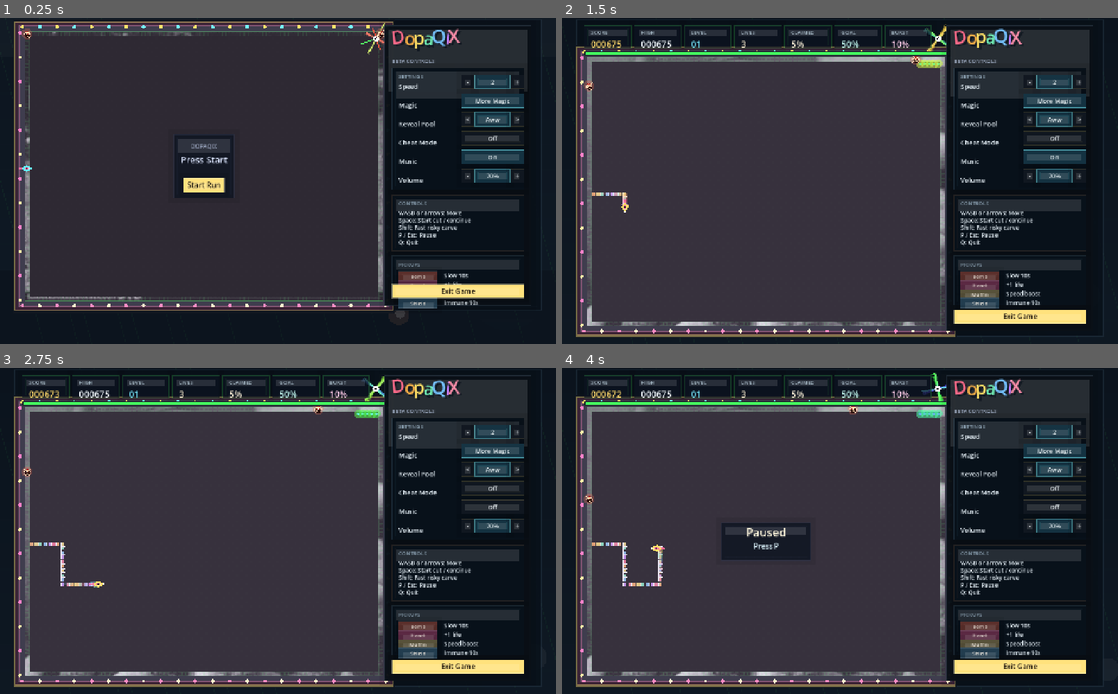
Above: before the commit, frames 1-4 (two rows, left to right).
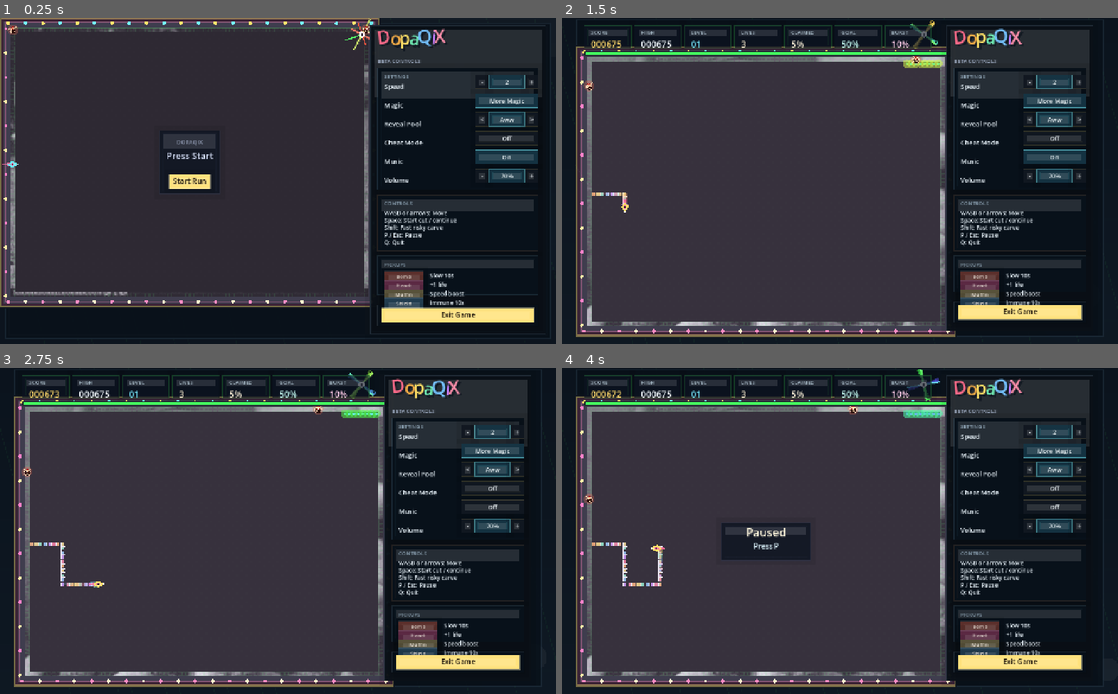
Above: after the commit, the same moments.

Repository: soolafsen/DopaQixNative2
Game: Godot game, scene res://main.tscn
The game is run twice, just before and just after one commit, with the same random seed, the same clock (stepped at 60 frames per second) and the same inputs.
Inputs (mouse positions are in pixels of both pictures, inside the frame that each line leads up to):
- Up to frame 1 (0.25 s): no input
- Up to frame 2 (1.5 s): tap Enter at 0.5 s; move the mouse to (962, 164) at 0.52 s; hold D (move_right) 0.53-1.28 s; tap Space (accept) at 0.6 s; click (962, 164) at 0.67 s; move the mouse to (728, 197) at 1.27 s; hold S (move_down) from 1.28 s (still down); tap Shift (boost_cut) at 1.35 s
- Up to frame 3 (2.75 s): move the mouse to (333, 459) at 2.02 s; release S (move_down) at 2.03 s; hold D (move_right) from 2.03 s (still down); hold M (toggle_music) from 2.03 s (still down)
- Up to frame 4 (4 s): move the mouse to (812, 596) at 2.77 s; release D (move_right) at 2.78 s; release M (toggle_music) at 2.78 s; hold W (move_up) 2.78-3.53 s; tap Enter at 2.85 s; click (812, 596) at 2.92 s; move the mouse to (1006, 579) at 3.52 s; hold A (move_left) from 3.53 s (still down); tap P at 3.6 s

The runs differ from the first frame. In frame 1, 20% of the frame differs, in the area x 0-98%, y 0-95%; in frame 2, 1.3%; in frame 3, 1.3%; in frame 4, 1.3%.

Commit message:
fix(ui): finish title cabinet layout

Diff:
--- a/scripts/game.gd
+++ b/scripts/game.gd
@@ -1387,9 +1387,12 @@
 
 
 func _board_rect() -> Rect2:
-	var cabinet_width: float = BOARD_RECT.size.x + SIDEBAR_GAP + SIDEBAR_WIDTH
+	var sidebar_width: float = SIDEBAR_WIDTH
+	if state_name == "title":
+		sidebar_width = clampf(size.x - BOARD_RECT.size.x - 54.0, SIDEBAR_WIDTH, 430.0)
+	var cabinet_width: float = BOARD_RECT.size.x + SIDEBAR_GAP + sidebar_width
 	var left: float = maxf(24.0, floor((size.x - cabinet_width) * 0.5))
-	var top: float = 34.0 if state_name == "title" else clampf(floor(size.y * 0.12), 92.0, 122.0)
+	var top: float = 24.0 if state_name == "title" else clampf(floor(size.y * 0.12), 92.0, 122.0)
 	return Rect2(Vector2(left, top), BOARD_RECT.size)
 
 
@@ -1761,9 +1764,9 @@
 func _options_panel_rect() -> Rect2:
 	var board := _board_rect()
 	var top: float = maxf(18.0, board.position.y - (18.0 if state_name == "title" else 104.0))
-	var bottom: float = minf(size.y - 12.0, board.end.y + 12.0)
+	var bottom: float = minf(size.y - 12.0, board.end.y + (92.0 if state_name == "title" else 12.0))
 	var x: float = board.end.x + SIDEBAR_GAP
-	var width: float = SIDEBAR_WIDTH
+	var width: float = clampf(size.x - x - 18.0, SIDEBAR_WIDTH, 430.0) if state_name == "title" else SIDEBAR_WIDTH
 	return Rect2(Vector2(x, top), Vector2(width, bottom - top))
 
 
@@ -1779,7 +1782,7 @@
 
 func _options_footer_rect() -> Rect2:
 	var panel := _options_panel_rect()
-	return Rect2(Vector2(panel.position.x + 18.0, panel.end.y - 52.0), Vector2(panel.size.x - 36.0, 34.0))
+	return Rect2(Vector2(panel.position.x + 18.0, panel.end.y - 72.0), Vector2(panel.size.x - 36.0, 52.0))
 
 
 func _options_pickups_rect() -> Rect2:
@@ -1787,7 +1790,7 @@
 	var footer := _options_footer_rect()
 	return Rect2(
 		Vector2(controls.position.x, controls.end.y + 12.0),
-		Vector2(controls.size.x, maxf(98.0, footer.position.y - controls.end.y - 24.0))
+		Vector2(controls.size.x, maxf(68.0, footer.position.y - controls.end.y - 36.0))
 	)
 
 
@@ -2066,10 +2069,14 @@
 func _draw_cabinet_shell() -> void:
 	var board := _board_rect()
 	var panel := _options_panel_rect()
-	var shell := Rect2(
-		Vector2(board.position.x - 24.0, minf(board.position.y - 18.0, panel.position.y - 14.0)),
-		Vector2(panel.end.x - board.position.x + 48.0, maxf(board.end.y + 18.0, panel.end.y + 12.0) - minf(board.position.y - 18.0, panel.position.y - 14.0))
-	)
+	var shell := Rect2()
+	if state_name == "title":
+		shell = Rect2(Vector2(12.0, 12.0), Vector2(size.x - 24.0, maxf(board.end.y + 24.0, panel.end.y + 12.0) - 12.0))
+	else:
+		shell = Rect2(
+			Vector2(board.position.x - 24.0, minf(board.position.y - 18.0, panel.position.y - 14.0)),
+			Vector2(panel.end.x - board.position.x + 48.0, maxf(board.end.y + 18.0, panel.end.y + 12.0) - minf(board.position.y - 18.0, panel.position.y - 14.0))
+		)
 	draw_rect(shell, _with_alpha(Color("09111a"), 0.9), true)
 	draw_rect(Rect2(Vector2(board.end.x - 10.0, shell.position.y + 12.0), Vector2(panel.position.x - board.end.x + 20.0, shell.size.y - 24.0)), _with_alpha(Color("0c141d"), 0.98), true)
 	draw_rect(shell, _with_alpha(Color("233342"), 0.52), false, 3.0)
@@ -2348,12 +2355,14 @@
 	var settings := _options_settings_rect()
 	var controls := _options_controls_rect()
 	var pickups_rect := _options_pickups_rect()
+	var footer_rect := _options_footer_rect()
 	_draw_panel(panel, Color("0a1017", 0.97), _with_alpha(Color("31414f"), 0.52))
 	_draw_candy_title(panel.position + Vector2(18.0, 46.0))
 	_draw_label(panel.position + Vector2(18.0, 92.0), "BETA CONTROLS", 13, Color("a0adc3"))
 	_draw_panel(settings, Color("08111a", 0.98), _with_alpha(Color("2f4a5d"), 0.42))
 	_draw_panel(controls, Color("08111a", 0.98), _with_alpha(Color("544031"), 0.34))
 	_draw_panel(pickups_rect, Color("08111a", 0.98), _with_alpha(Color("36505f"), 0.34))
+	_draw_panel(footer_rect, Color("08111a", 0.98), _with_alpha(Color("4b5a69"), 0.34))
 	_draw_label(settings.position + Vector2(16.0, 26.0), "SETTINGS", 13, Color("8ea3b4"))
 	var labels := ["Speed", "Magic", "Reveal Pool", "Cheat Mode", "Music", "Volume"]
 	for index in range(labels.size()):
@@ -2394,7 +2403,7 @@
 		_draw_centered_label(Vector2(badge.get_center().x, badge.position.y + 17.0), legend["text"], 13, Color("fff6ea"))
 		_draw_label(Vector2(pickups_rect.position.x + 128.0, legend_y), legend["desc"], 14, Color("eef8ff"))
 		legend_y += 22.0
-	_draw_action_pill(_options_exit_rect(), "Exit Game")
+	_draw_action_pill(footer_rect.grow_individual(-10.0, -8.0, -10.0, -8.0), "Exit Game")
 
 
 func _draw_label(position: Vector2, text: String, font_size: int, color: Color) -> void:
